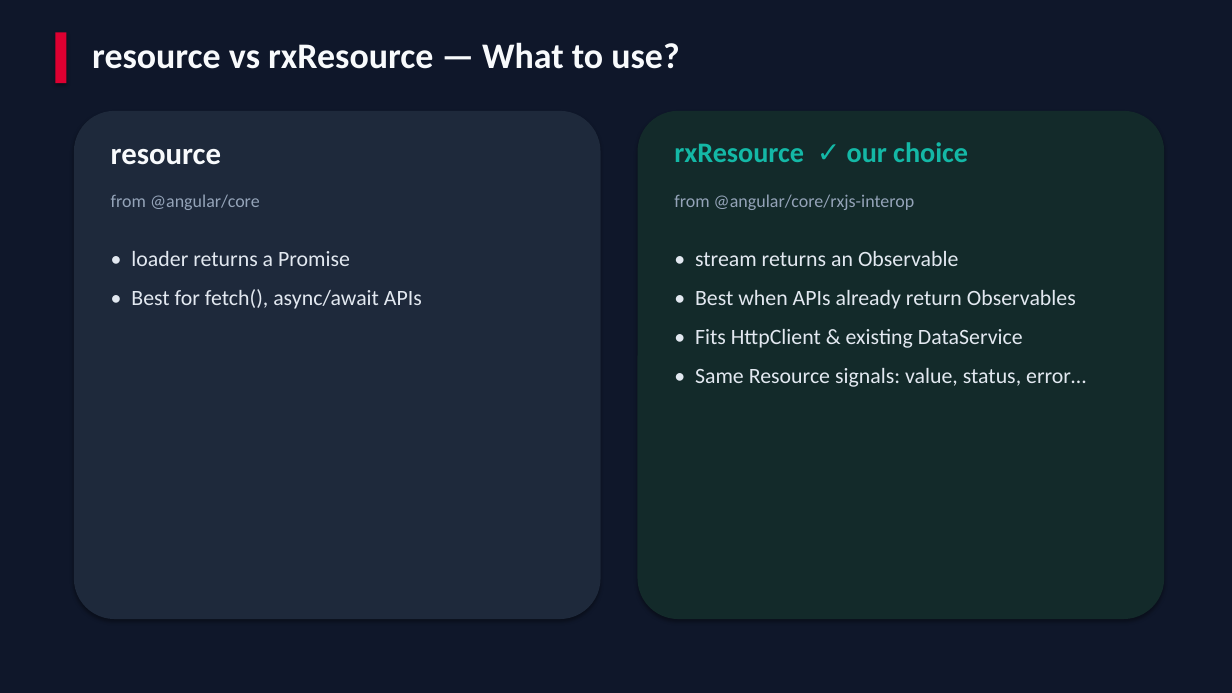
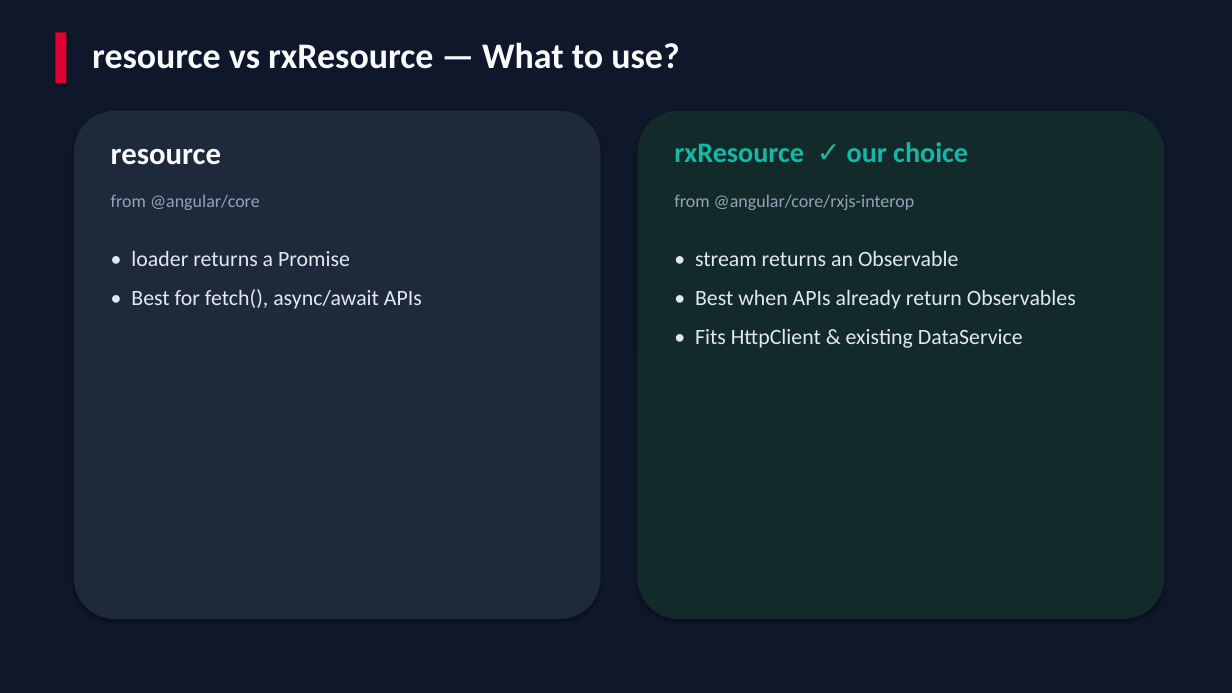
Before and after one commit to pawankkumawat/angular-practicals, a slide deck: slide 3 of docs/Angular22-rxResource-Chaining.pptx. Drawn at 1232x693 pixels with LibreOffice and Linux fonts; fonts in the diff are those of the drawing. Boxes give left, top, right and bottom in pixels: in the first picture for what was removed or moved away, otherwise in the second. Text is boxed around its words. In the diff, an @@ line names an element or a change of style, - is before the commit and + after.

```diff
--- a/docs/Angular22-rxResource-Chaining.pptx
+++ b/docs/Angular22-rxResource-Chaining.pptx
@@ text at (x1=695, y1=368, x2=1086, y2=387): paragraph removed @@
-• Same Resource signals: value, status, error…
```
Also in this commit, not shown: 2 slides removed, 9 other files.
